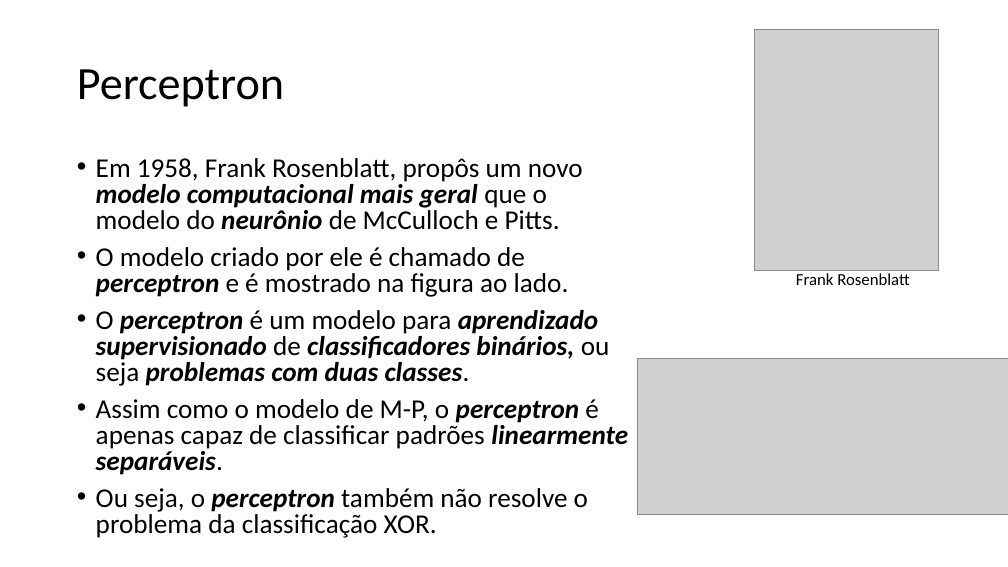
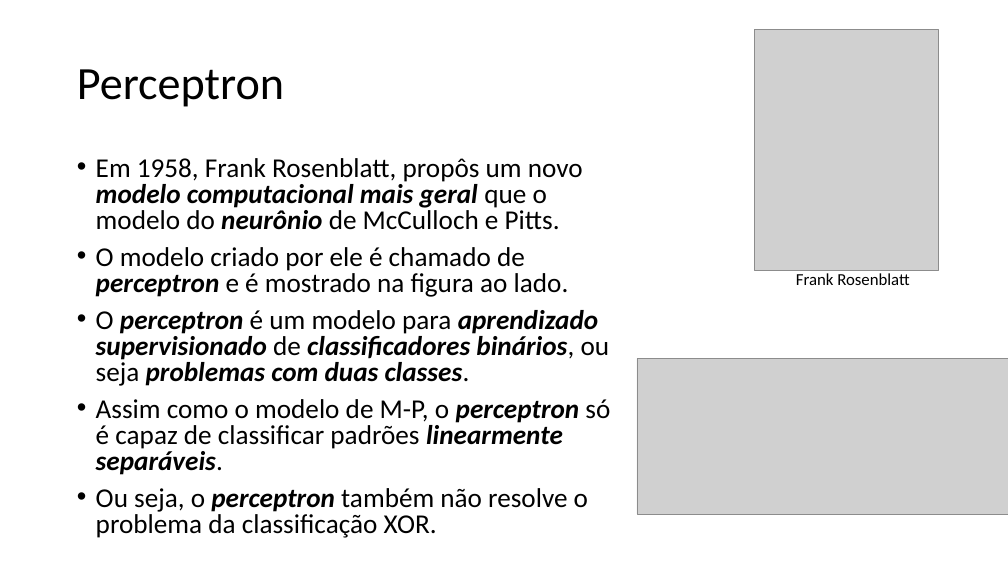
Before and after one commit to zz4fap/t320_aprendizado_de_maquina, a slide deck: slide 14 of slides/T320_Redes_Neurais_Artificiais (Parte I).pptx. Drawn at 1008x567 pixels with LibreOffice and Linux fonts; fonts in the diff are those of the drawing; grey boxes stand for pictures. Boxes give left, top, right and bottom in pixels: in the first picture for what was removed or moved away, otherwise in the second. Text is boxed around its words. In the diff, an @@ line names an element or a change of style, - is before the commit and + after.

```diff
--- a/slides/T320_Redes_Neurais_Artificiais (Parte I).pptx
+++ b/slides/T320_Redes_Neurais_Artificiais (Parte I).pptx
@@ text at (96,399,610,475): text changed @@
-• Assim como o modelo de M-P, o perceptron é apenas capaz de classificar padrões linearmente separáveis.
+• Assim como o modelo de M-P, o perceptron só é capaz de classificar padrões linearmente separáveis.
```
Also in this commit, not shown: 11 other slides changed, 4 other files.
